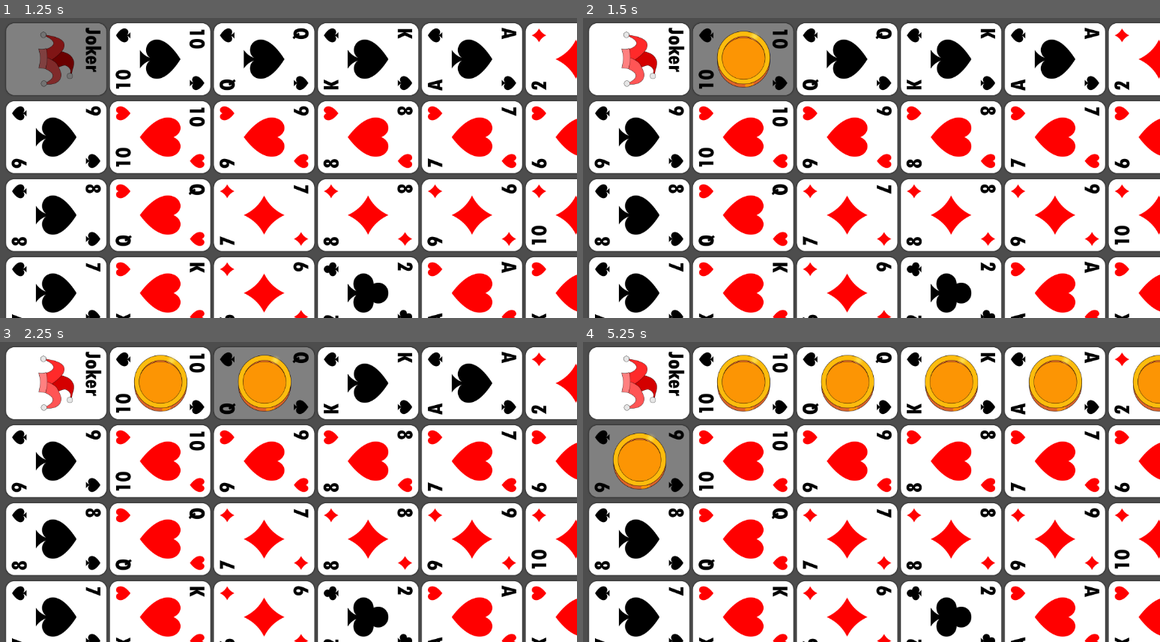
Above: before the commit, frames 1-4 (two rows, left to right).
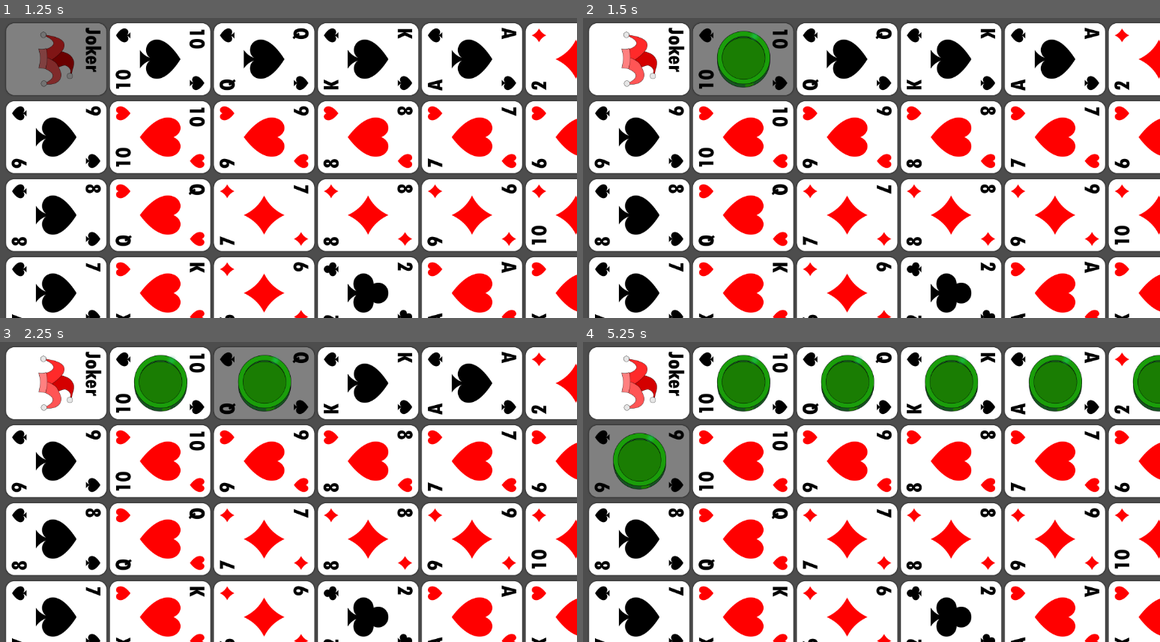
Above: after the commit, the same moments.

Repository: Aaron-Signer/sequence-board-game
Game: Godot game, scene res://scenes/game/game.tscn
The game is run twice, just before and just after one commit, with the same random seed, the same clock (stepped at 60 frames per second) and the same inputs.
Inputs (mouse positions are in pixels of both pictures, inside the frame that each line leads up to):
- Up to frame 1 (1.25 s): tap Enter at 0.5 s; move the mouse to (57, 60) at 0.52 s; press the mouse at (57, 60) at 0.53 s
- Up to frame 2 (1.5 s): tap Space at 1.25 s; move the mouse to (744, 60) at 1.27 s; release the mouse at (744, 60) at 1.28 s; click (744, 60) at 1.35 s
- Up to frame 3 (2.25 s): tap Enter at 2 s; move the mouse to (265, 384) at 2.02 s; press the mouse at (265, 384) at 2.03 s
- Up to frame 4 (5.25 s): tap Space at 2.75, 4.25 s; move the mouse to (952, 384) at 2.77 s; release the mouse at (952, 384) at 2.78 s; click (952, 384) at 2.85 s; tap Enter at 3.5 s; move the mouse to (1056, 384) at 3.52 s; press the mouse at (1056, 384) at 3.53 s; move the mouse to (1159, 384) at 4.27 s; release the mouse at (1159, 384) at 4.28 s; click (1159, 384) at 4.35 s; move the mouse to (640, 462) at 5.02 s; press the mouse at (640, 462) at 5.03 s

Frame 1 is identical in both runs. In frame 2, 1.4% of the frame differs, in the area x 23-33%, y 4-24%; in frame 3, 2.8%; in frame 4, 7.6%, in the area x 5-100%, y 4-50%.

Commit message:
Removed jokers from hand dealing. Clicking a hand card now lets the game know which cards can be played

Diff:
--- a/project.godot
+++ b/project.godot
@@ -15,6 +15,10 @@
 config/features=PackedStringArray("4.3", "Mobile")
 config/icon="res://icon.svg"
 
+[autoload]
+
+GameState="*res://signals/game_state.gd"
+
 [input]
 
 LC={
--- a/scenes/game/card/card.gd
+++ b/scenes/game/card/card.gd
@@ -1,4 +1,4 @@
-extends Node2D
+class_name Card extends Node2D
 
 @onready var card: Sprite2D = $CardSprite
 @export var coin: PackedScene
@@ -10,6 +10,7 @@
 
 # Called when the node enters the scene tree for the first time.
 func _ready():
+	GameState.card_played.connect(set_hightlight)
 	pass # Replace with function body.
 
 # Called every frame. 'delta' is the elapsed time since the previous frame.
@@ -57,7 +58,10 @@
 
 
 func _on_area_2d_mouse_entered():
-	card.modulate = Color(.5, .5, .5, 1)
+	if loaded_coin != null:
+		card.modulate = Color(1, 0, 0, 1)
+	else:
+		card.modulate = Color(.5, .5, .5, 1)
 
 func _on_area_2d_mouse_exited():
 	card.modulate = Color(1, 1, 1, 1)
@@ -69,3 +73,14 @@
 			loaded_coin = coin.instantiate()
 			add_child(loaded_coin)
 			loaded_coin.position = Vector2(0,0)
+
+	elif !is_board_card && event.is_action_pressed("LC"):
+		GameState.card_played.emit(self)
+
+func set_hightlight(card2: Card):
+	var a = card2.card_val_glob
+
+	if card_val_glob == card2.card_val_glob && is_board_card && loaded_coin == null:
+		card.modulate = Color(0, 0, 1, 1)
+	else:
+		card.modulate = Color(1, 1, 1, 1)
--- a/scenes/game/coin/coin.tscn
+++ b/scenes/game/coin/coin.tscn
@@ -3,6 +3,7 @@
 [ext_resource type="Texture2D" uid="uid://dnlwnr8m36br0" path="res://assets/coins/Gold Coin 256 x 256.png" id="1_eeugp"]
 
 [node name="Coin" type="Node2D"]
+modulate = Color(0.101961, 0.839216, 0.796078, 1)
 
 [node name="GoldCoin" type="Sprite2D" parent="."]
 z_index = 1
--- a/scenes/game/game.gd
+++ b/scenes/game/game.gd
@@ -31,9 +31,14 @@
 
 # Called when the node enters the scene tree for the first time.
 func _ready():
+	GameState.card_played.connect(play_card)
+
 	for row in 10:
 		for col in 10:
-			deck.append(board[row][col])
+			var temp_val_card = board[row][col]
+
+			if temp_val_card != "J":
+				deck.append(board[row][col])
 
 	deck.append("DJ")
 	deck.append("DJ")
@@ -68,3 +73,6 @@
 		hand.append(card)
 		card.position = Vector2(2200 + i*100, 1000)
 		card.rotation = 0
+
+func play_card(card: Card):
+	print(card.card_val_glob)
--- /dev/null
+++ b/signals/game_state.gd
@@ -0,0 +1,12 @@
+extends Node
+
+signal launch_ball
+signal ball_off_screen
+
+# Navigation Signals
+signal navigate_to_level_select
+signal navigate_to_main_menu
+signal level_selected(level: String)
+
+
+signal card_played(card: Card)
